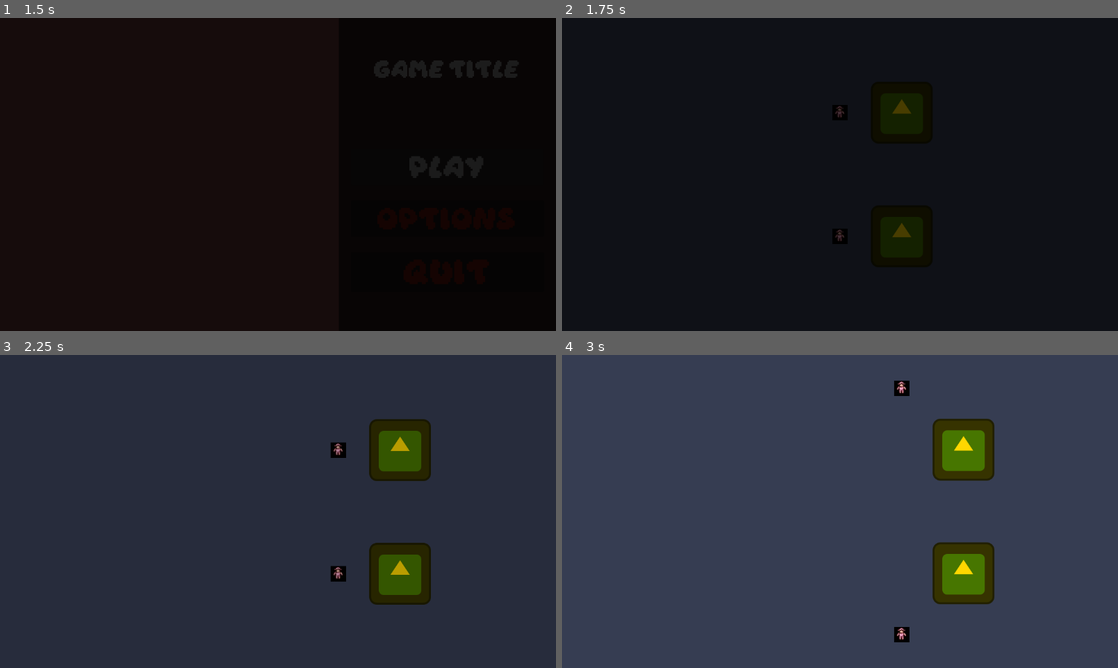
Above: before the commit, frames 1-4 (two rows, left to right).
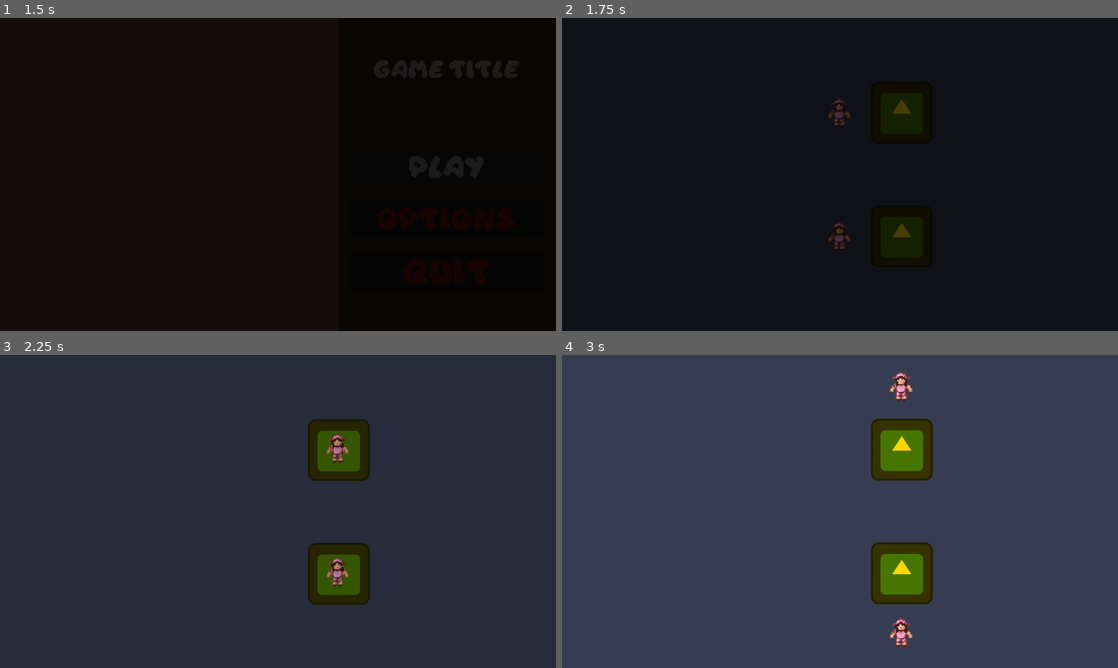
Above: after the commit, the same moments.

Repository: Vlad-935/Reflective-Trust
Game: Godot game, scene res://scenes/root.tscn
Same seed, same stepped clock (60 frames per second), same inputs: the game is played once before the commit and once after it. The engine's default icon, where the game draws it, is replaced by a stand-in: a white triangle on a blue panel in a dark square.
Inputs:
- Up to frame 1 (1.5 s): click "Play" at 0.5 s; click "Play" at 1.25 s
- Up to frame 2 (1.75 s): no input
- Up to frame 3 (2.25 s): tap Enter (ui_accept) at 2 s; hold D (move right) from 2.03 s (still down)
- Up to frame 4 (3 s): tap Enter (ui_accept) at 2.27 s; release D (move right) at 2.78 s; hold S (move down) from 2.78 s (still down)

Frame 1 is identical in both runs. In frame 2, 0.3% of the frame differs, in the area x 47-52%, y 25-74%; in frame 3, 8.6%; in frame 4, 9.2%, in the area x 55-78%, y 5-94%.

Commit message:
Added Player Sprite and made it smaller

Diff:
--- a/reflective-trust/scenes/player.tscn
+++ b/reflective-trust/scenes/player.tscn
@@ -1,7 +1,7 @@
 [gd_scene format=3 uid="uid://efy270suy001"]
 
 [ext_resource type="Script" uid="uid://bvme4bsi6vdnj" path="res://scripts/player_movement.gd" id="1_v6fml"]
-[ext_resource type="Texture2D" uid="uid://bu6tjxa4de1c3" path="res://assests/sprites/Player.jpeg" id="2_g2els"]
+[ext_resource type="Texture2D" uid="uid://bul0gnc022mn7" path="res://assests/sprites/Isa.png" id="2_g2els"]
 
 [sub_resource type="SpriteFrames" id="SpriteFrames_ijygm"]
 animations = [{
@@ -15,7 +15,7 @@
 }]
 
 [sub_resource type="RectangleShape2D" id="RectangleShape2D_p0vlq"]
-size = Vector2(64, 64)
+size = Vector2(32, 32)
 
 [sub_resource type="RectangleShape2D" id="RectangleShape2D_ijygm"]
 size = Vector2(16, 16)
@@ -25,7 +25,8 @@
 script = ExtResource("1_v6fml")
 
 [node name="AnimatedSprite2D" type="AnimatedSprite2D" parent="." unique_id=587307255]
-scale = Vector2(0.5, 0.5)
+position = Vector2(0, 2)
+scale = Vector2(0.075, 0.075)
 sprite_frames = SubResource("SpriteFrames_ijygm")
 animation = &"idle_front"
 frame_progress = 0.8176584
@@ -42,17 +43,17 @@
 [node name="Raycasts" type="Node2D" parent="." unique_id=1848471344]
 
 [node name="Right" type="RayCast2D" parent="Raycasts" unique_id=1950724600]
-target_position = Vector2(-45, 0)
+target_position = Vector2(-25, 0)
 collision_mask = 6
 
 [node name="Left" type="RayCast2D" parent="Raycasts" unique_id=545073950]
-target_position = Vector2(45, 0)
+target_position = Vector2(25, 0)
 collision_mask = 6
 
 [node name="Up" type="RayCast2D" parent="Raycasts" unique_id=2107187331]
-target_position = Vector2(0, -45)
+target_position = Vector2(0, -25)
 collision_mask = 6
 
 [node name="Down" type="RayCast2D" parent="Raycasts" unique_id=1734095747]
-target_position = Vector2(0, 45)
+target_position = Vector2(0, 25)
 collision_mask = 6
Binary file added: reflective-trust/assests/sprites/Isa.png
Not shown, changed: reflective-trust/assests/sprites/Isa.png.import
Binary file removed: reflective-trust/assests/sprites/Player.jpeg
